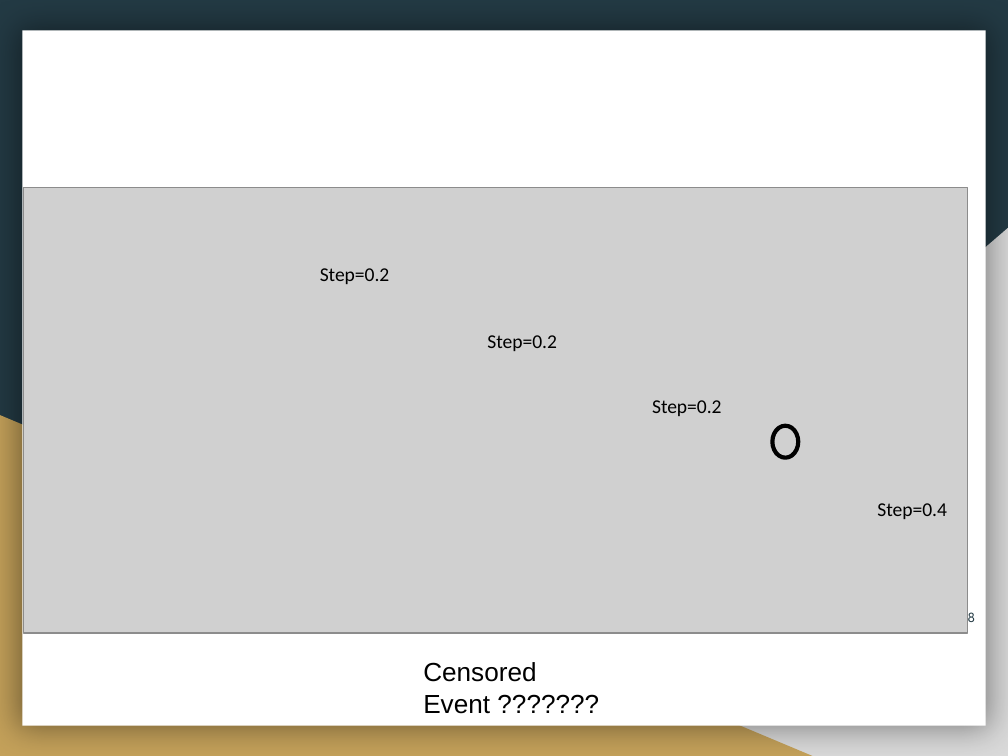
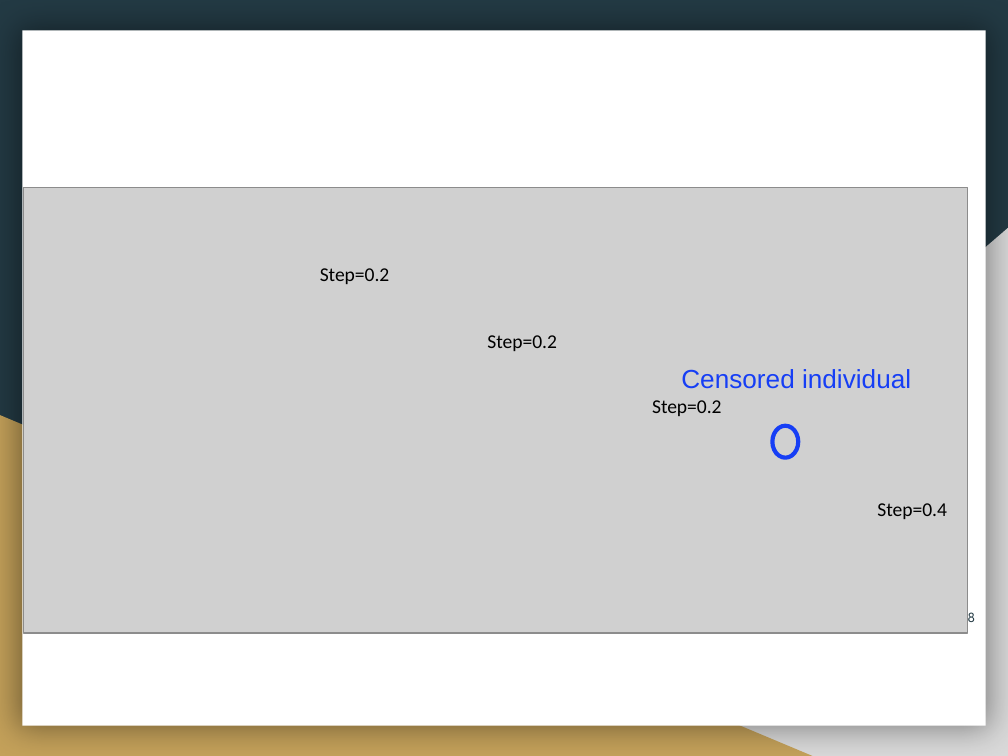
Before and after one commit to Jesse-Islam/ATGC_survival_presentation_Feb.27.2020, a slide deck: slide 8 of Intro To Survival Analysis.pptx. Drawn at 1008x756 pixels with LibreOffice and Linux fonts; fonts in the diff are those of the drawing; grey boxes stand for pictures. Boxes give left, top, right and bottom in pixels: in the first picture for what was removed or moved away, otherwise in the second. Text is boxed around its words. In the diff, an @@ line names an element or a change of style, - is before the commit and + after.

```diff
--- a/Intro To Survival Analysis.pptx
+++ b/Intro To Survival Analysis.pptx
@@ text added at [681, 369, 911, 389], 14 pt, text #163EF5 @@
+Censored individual
@@ ellipse at [773, 426, 798, 458]: outline #000000 2.25 pt to #163EF5 2.25 pt @@
@@ text removed at [423, 662, 536, 714] @@
-Censored Event ???????
```
Also in this commit, not shown: 4 other slides changed, 6 other files.
